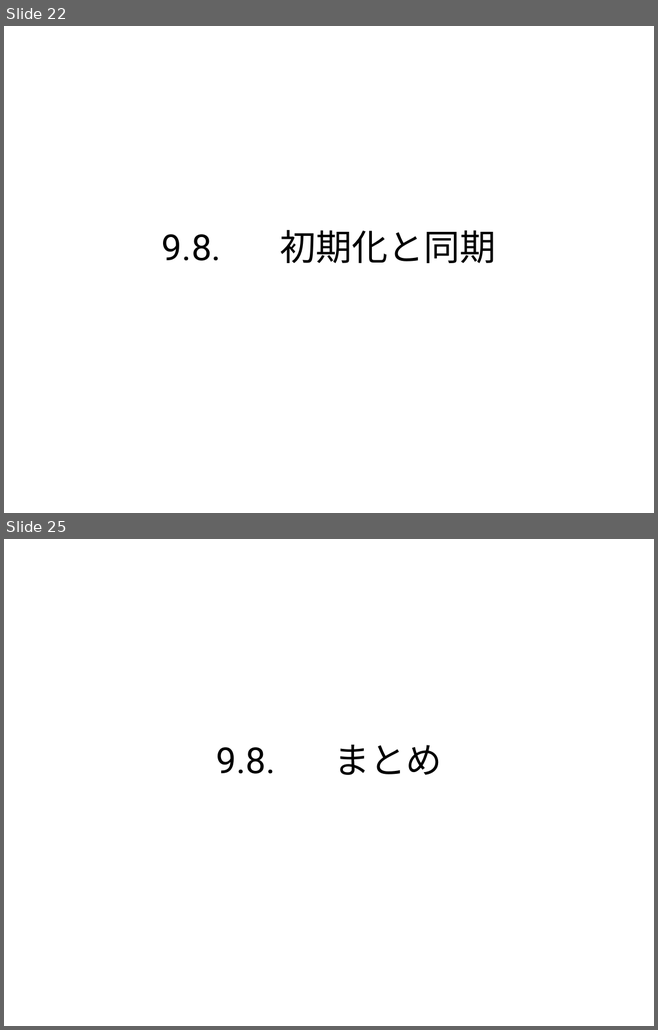
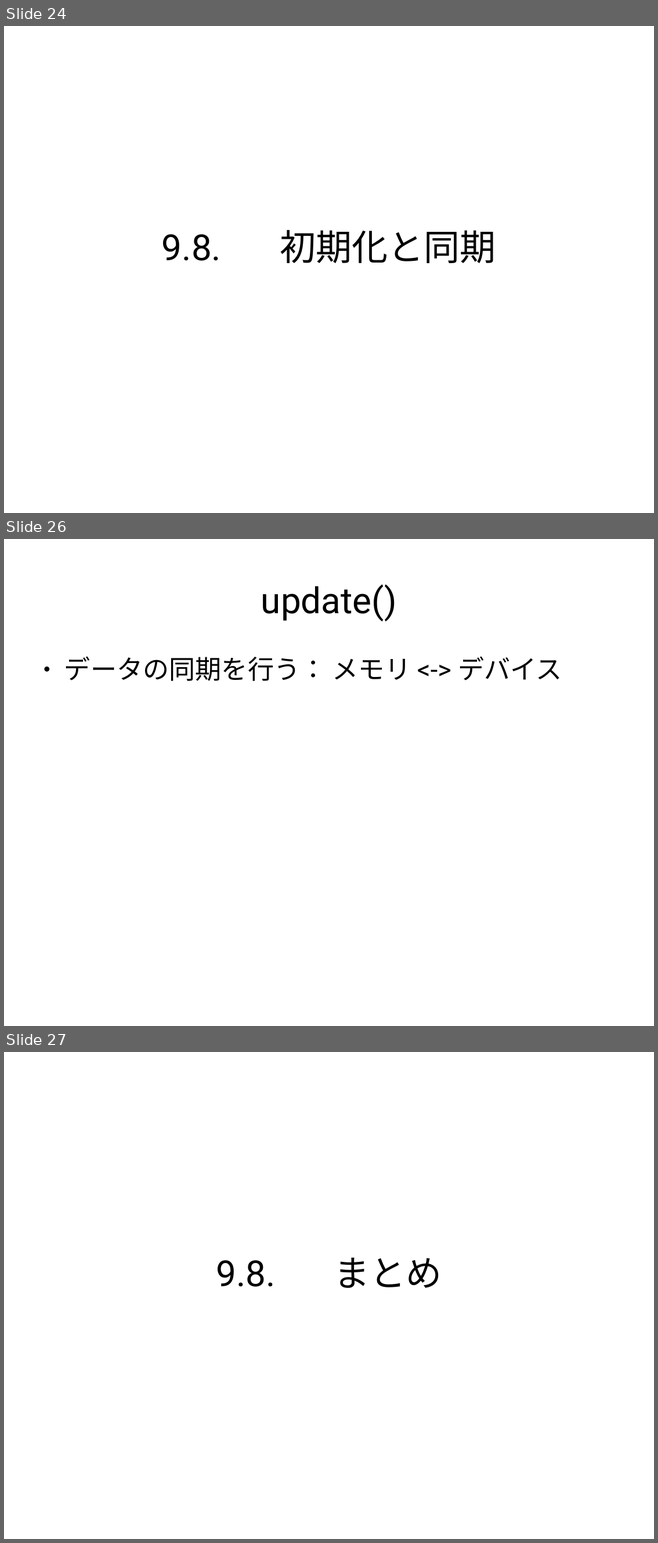
Before and after one commit to andromedroid/ame, a slide deck: doc/unix_v6/inode.odp. Shown one above the other, each under a label of ours: slides 22 and 25 before the commit, slides 24, 26 and 27 after it; the slides between them are not shown. The pictures are 658x1030 and 658x1543 pixels, drawn with LibreOffice and Linux fonts; fonts in the diff are those of the drawing. Boxes give left, top, right and bottom in pixels: in the first picture for what was removed or moved away, otherwise in the second. Text is boxed around its words. In the diff, an @@ line names an element or a change of style, - is before the commit and + after.

```diff
--- a/doc/unix_v6/inode.odp
+++ b/doc/unix_v6/inode.odp
@@ slide 26 added at (x1=4, y1=539, x2=654, y2=1026), background #FFFFFF @@
@@ title added at (x1=261, y1=584, x2=397, y2=621), 44 pt, text #000000 @@
+update()
@@ text added at (x1=64, y1=656, x2=561, y2=681), 32 pt, text #000000 @@
+● データの同期を行う： メモリ <-> デバイス
@@ what was slide 22 is now slide 24 @@
@@ what was slide 25 is now slide 27 @@
```
Also in this commit, not shown: 16 other slides added, 14 slides removed.
